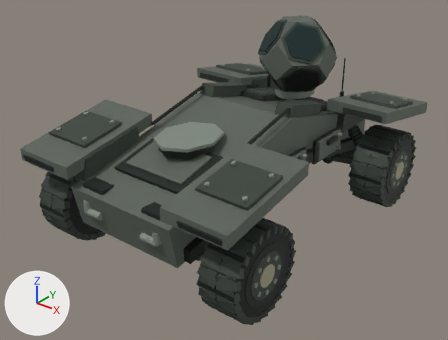
An edit to the glTF model assets/xb12/derived/meshopt/xb12_d0_lod0.meshopt.glb, drawn before and after from the same camera.
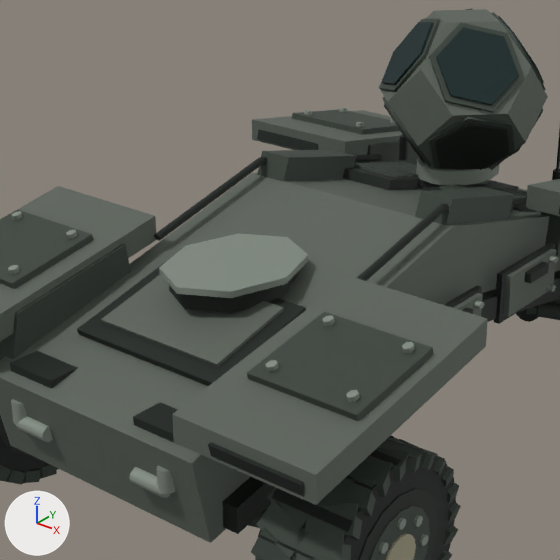
Each version is shown whole from a 50 mm camera at (4.17, -5.56, 3.99) aimed at (-0.04, -0.3, 0.73), then close up on the part from 17% to 77% of the width and 3% to 81% of the height. The axes (+X, +Y, +Z) are drawn at lower left. The lights are the same throughout. The first two pictures are the older version. Where no turn or scale is listed for an object, it has been applied to the vertices. Vertices at exactly the same position are counted once.

Objects in the first close-up: 'SENSOR_HEX_SPHERE', 'SENSOR_INSTRUMENTS', 'WHEEL_FL', 'WHEEL_FR', 'XB12_HULL' and 2 more.
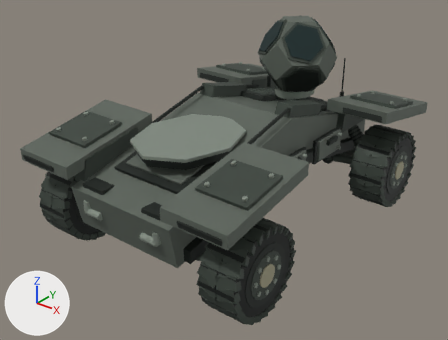
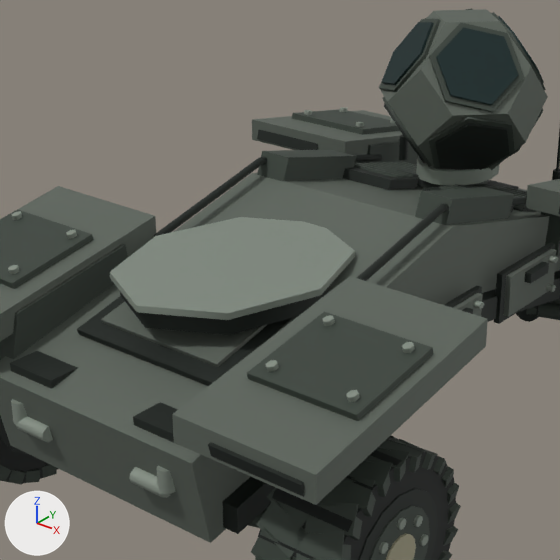
Edits to the bpy script that builds the scene:
```text
Change me_mesh_0:
    where me_mesh_0.from_pydata(...)  # 1431 vertices, 2412 faces; spans x -1.44..1.44, y -2.12..2.1, z 0.52..1.85
    used by ob_xb12_hull; location = (0.0, 0.0, 0.0)
    me_mesh_0 part 1: 32 of 1431 vertices moved; they spanned x -0.34..0.34, y -1.38..-0.52, z 1.27..1.41 and now span x -0.56..0.56, y -1.65..-0.25, z 1.27..1.41; mean shift (0.0, 0.0, 0.0); largest move (0.0, -1.38, 1.41) -> (0.0, -1.65, 1.41)
```

Where the change shows, as pixel boxes [x1, y1, x2, y2] in the close-ups (560 x 560 px; the box of a moved part takes in the faces that stretch with it):
part 1 of me_mesh_0, moved or reshaped: before [159, 233, 308, 313]; after [110, 217, 355, 335]
